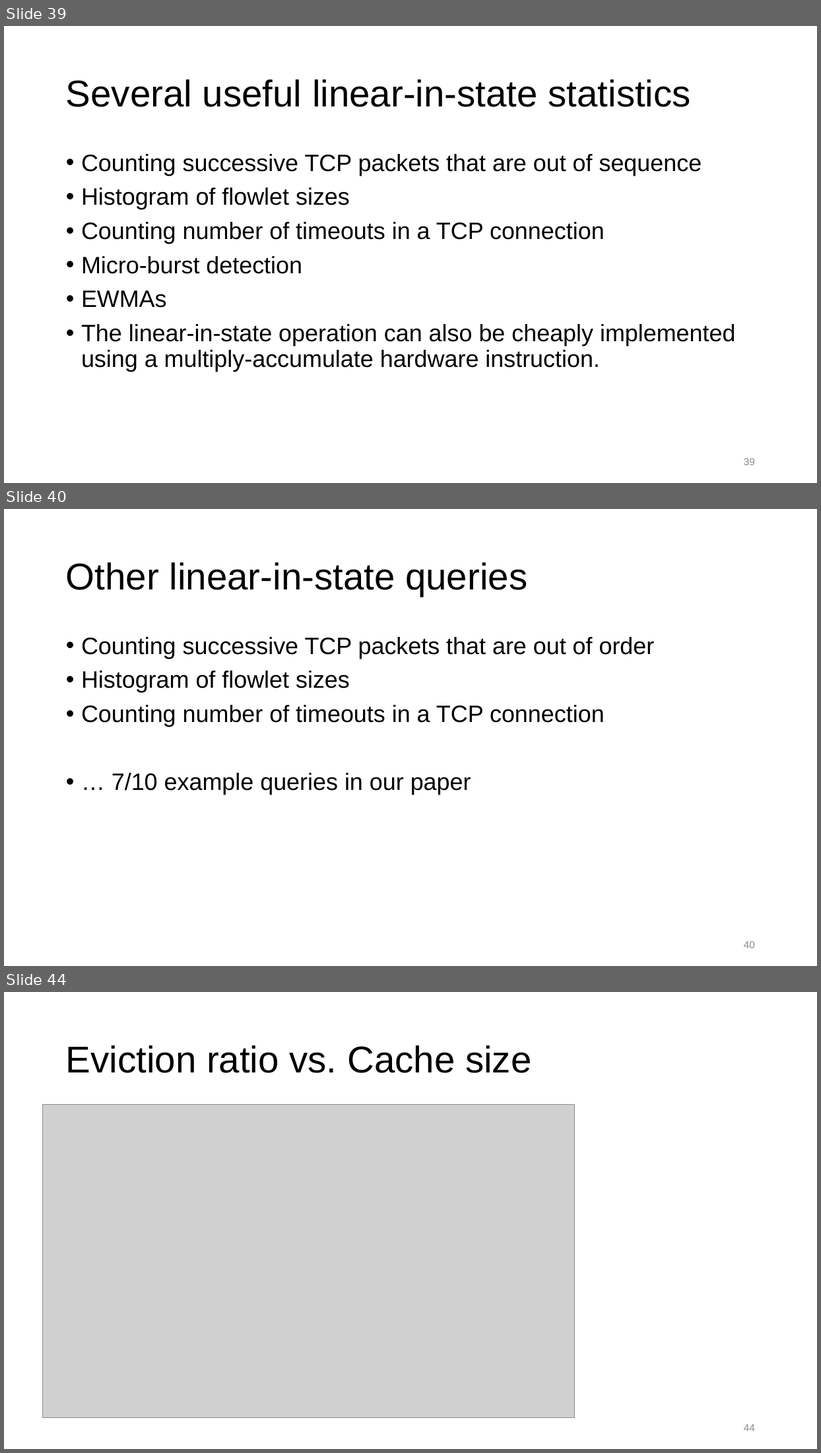
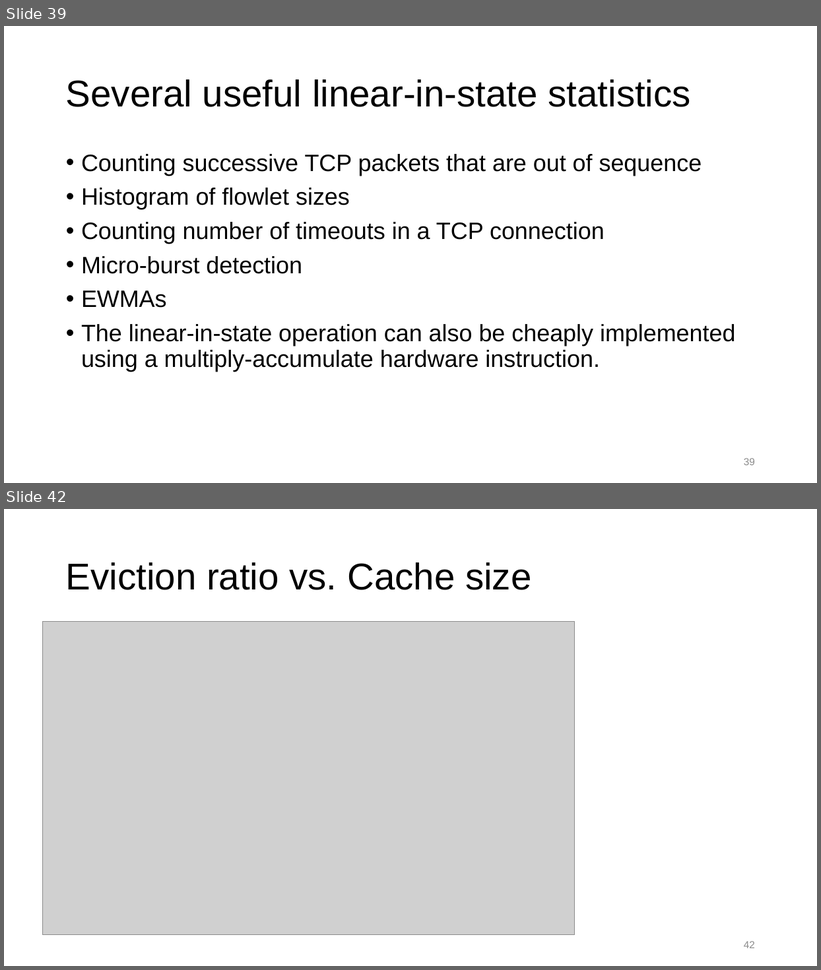
Before and after one commit to anirudhSK/pifo-domino-marple-ppts, a slide deck: marple_itx18.pptx. Shown one above the other, each under a label of ours: slides 39, 40 and 44 before the commit, slides 39 and 42 after it; the slides between them are not shown. The pictures are 821x1453 and 821x970 pixels, drawn with LibreOffice and Linux fonts; fonts in the diff are those of the drawing; grey boxes stand for pictures. Boxes give left, top, right and bottom in pixels: in the first picture for what was removed or moved away, otherwise in the second. Text is boxed around its words. In the diff, an @@ line names an element or a change of style, - is before the commit and + after.

```diff
--- a/marple_itx18.pptx
+++ b/marple_itx18.pptx
@@ slide 40 removed at [4,509,817,966], background #FFFFFF @@
@@ title removed at [66,562,527,596] @@
-Other linear-in-state queries
@@ text removed at [81,637,655,795] @@
-• Counting successive TCP packets that are out of order
-• Histogram of flowlet sizes
-• Counting number of timeouts in a TCP connection
-• … 7/10 example queries in our paper
@@ page number removed at [744,941,755,949] @@
-40
@@ what was slide 44 is now slide 42 @@
@@ page number at [744,941,755,949]: text changed @@
-44
+42
```
Also in this commit, not shown: 4 slides changed, 2 other slides removed.
